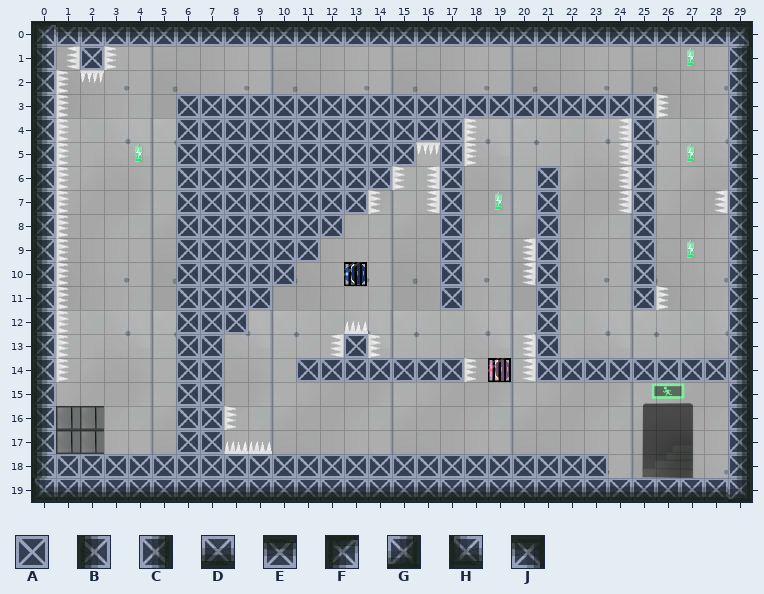
Two states of a Tiled map, Release.win32/Resources/Map/Level6.tmx. The picture above is the old version.
Cells are 32x32 px. Shown: x 0..29, y 0..19.
Key: from "地图素材": A 135, B 165, C 165 turned 180, D 165 turned 270, E 165 turned 90, F 167, G 167 turned 180, H 167 turned 270, J 167 turned 90.
_ is an empty cell.
Layers that did not change in this view are not listed.
Layer "Platform" before, first column x 0:
 0 FEEEEEEEEEEEEEEEEEEEEEEEEEEEEJ
 1 B_A__________________________C
 2 B____________________________C
 3 B_____AAAAAAAAAAAAAAAAAAAA___C
 4 B_____AAAAAAAAAAAA_______A___C
 5 B_____AAAAAAAAAA_A_______A___C
 6 B_____AAAAAAAAA__A___A___A___C
 7 B_____AAAAAAAA___A___A___A___C
 8 B_____AAAAAAA____A___A___A___C
 9 B_____AAAAAA_____A___A___A___C
10 B_____AAAAA______A___A___A___C
11 B_____AAAA_______A___A___A___C
12 B_____AAA____________A_______C
13 B_____AA_____A_______A_______C
14 B_____AA___AAAAAAA___AAAAAAAAC
15 B_____AA_____________________C
16 B_____AA_____________________C
17 B_____AA_____________________C
18 BAAAAAAAAAAAAAAAAAAAAAAA_____C
19 HDDDDDDDDDDDDDDDDDDDDDDDDDDDDG
Now the later version:
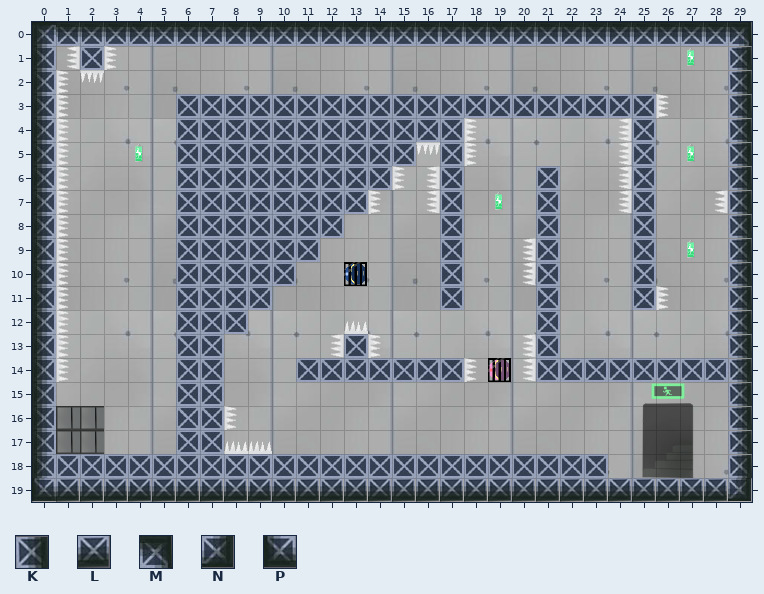
Further tiles: from "地图素材": K 169, L 171, M 202, N 204, P 206.
The edit:
Changed rows in their new state; . is an unchanged cell.
Layer "Platform":
first column x 0:
 0 .............................M
 1 .............................K
 2 .............................K
 3 .............................K
 4 .............................K
 5 .............................K
 6 .............................K
 7 .............................K
 8 .............................K
 9 .............................K
10 .............................K
11 .............................K
12 .............................K
13 .............................K
14 .............................K
15 .............................K
16 .............................K
17 .............................K
18 .............................K
19 PLLLLLLLLLLLLLLLLLLLLLLLLLLLLN
Changed places in both pictures, as pixel boxes (x1, y1, x2, y2):
changed: (32, 22, 752, 502)
